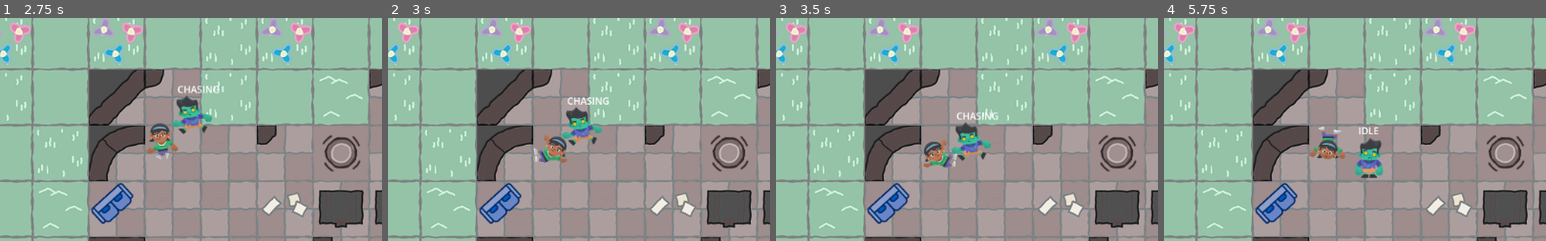
Above: before the commit, frames 1-4 (left to right).
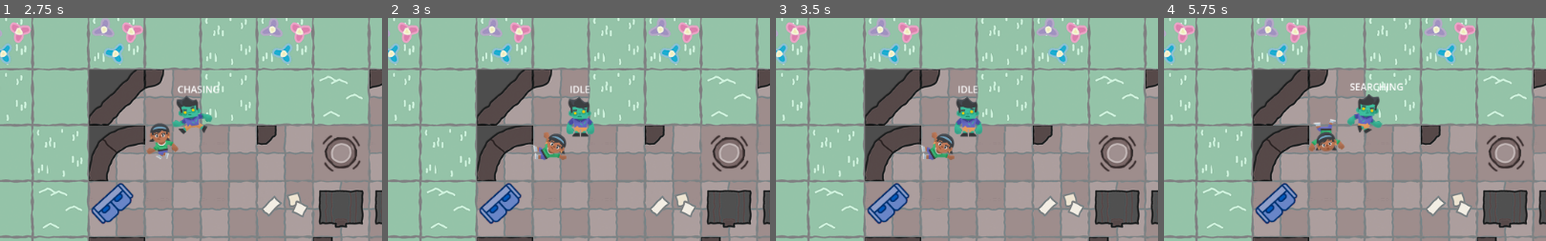
Above: after the commit, the same moments.

Repository: padraik/JamSepticEye
Game: Godot game, scene res://scenes/collision_test.tscn
Two runs of this game, one before a commit and one after it. Both use one fixed random seed, a clock stepped at 60 frames per second and the inputs below. This scene is started directly instead of the project's main scene.
Inputs (mouse positions are % of the whole screen's width and height, from its top left):
- Up to frame 1 (2.75 s): tap Enter (ui_accept) at 0.5, 0.77, 1.52 s; move the mouse to (72, 45) at 0.52 s; hold D (move_right) 0.53-1.28 s; tap P at 0.6, 1.35, 2.1 s; click (72, 45) at 0.67 s; move the mouse to (30, 55) at 1.27 s; hold S (move_down) 1.28-2.03 s; move the mouse to (60, 28) at 2.02 s; hold D (move_right) from 2.03 s (still down)
- Up to frame 2 (3 s): move the mouse to (45, 70) at 2.77 s; release D (move_right) at 2.78 s; hold W (move_up) from 2.78 s (still down); tap P at 2.85 s; click (45, 70) at 2.92 s
- Up to frame 3 (3.5 s): keep holding W (move_up); tap Enter (ui_accept) at 3.02 s
- Up to frame 4 (5.75 s): move the mouse to (80, 65) at 3.52 s; release W (move_up) at 3.53 s; hold A (move_left) 3.53-5.03 s; tap P at 3.6, 4.35, 5.1 s; tap Enter (ui_accept) at 3.77, 4.52, 5 s; move the mouse to (20, 35) at 4.27 s; move the mouse to (55, 50) at 5.02 s; hold S (move_down) from 5.03 s (still down); click (55, 50) at 5.17 s
The pictures show only the part of the screen within x 0-50%, y 43-93%; the shares and areas given below are measured in that part.

Frame 1 is identical in both runs. In frame 2, 2.2% of the frame differs, in the area x 38-58%, y 30-65%; in frame 3, 2.8%; in frame 4, 3.2%, in the area x 38-63%, y 29-72%.

Commit message:
done MFER!@

Diff:
--- a/scripts/main.gd
+++ b/scripts/main.gd
@@ -2,6 +2,7 @@
 
 const ZOMBIE_SCENE = preload("res://scenes/zombie.tscn")
 const PHASE1_OVERLAY_SCENE = preload("res://scenes/phase1_overlay.tscn")
+const PHASE2_OVERLAY_SCENE = preload("res://scenes/phase2_overlay.tscn")
 const PHASE1_WIN_OVERLAY_SCENE = preload("res://scenes/phase1_win_overlay.tscn")
 const GAME_OVER_SCENE = preload("res://scenes/game_over_screen.tscn")
 const PHASE2_WIN_OVERLAY_SCENE = preload("res://scenes/phase2_win_overlay.tscn")
@@ -18,9 +19,15 @@
 	for human in humans:
 		human.conversion_complete.connect(_on_conversion_complete)
 
-	# Show Phase 1 overlay at start
-	var overlay = PHASE1_OVERLAY_SCENE.instantiate()
-	add_child(overlay)
+	# Show the correct overlay based on the current scene
+	var scene_name = get_tree().current_scene.scene_file_path
+	if "phase-2-main" in scene_name:
+		var overlay = PHASE2_OVERLAY_SCENE.instantiate()
+		add_child(overlay)
+	else:
+		# Show Phase 1 overlay at start
+		var overlay = PHASE1_OVERLAY_SCENE.instantiate()
+		add_child(overlay)
 
 # Called every frame. 'delta' is the elapsed time since the previous frame.
 func _process(_delta):
--- a/scripts/person.gd
+++ b/scripts/person.gd
@@ -134,8 +134,12 @@
 		return
 
 	state = INFECTED
+	set_collision(false)
 	$WanderTimer.stop()
 	$ConversionTimer.start()
+
+func set_collision(enabled):
+	$CollisionShape2D.disabled = not enabled
 
 func _on_wander_timer_timeout():
 	if state == IDLE:
@@ -143,6 +147,7 @@
 		_pick_new_wander_destination()
 
 func _on_conversion_timer_timeout():
+	set_collision(true)
 	emit_signal("conversion_complete", self)
 
 func has_line_of_sight(target):
--- a/scripts/phase1_overlay.gd
+++ b/scripts/phase1_overlay.gd
@@ -11,9 +11,7 @@
 
 func _unhandled_input(event):
 	if event is InputEventKey and event.pressed and not event.echo:
-		var key: int = event.keycode
-		if key == KEY_W or key == KEY_A or key == KEY_S or key == KEY_D:
-			_dismiss_overlay()
+		_dismiss_overlay()
 
 func _dismiss_overlay():
 	visible = false
Not shown, removed: assets/screens/phase1introscreen.png.import
